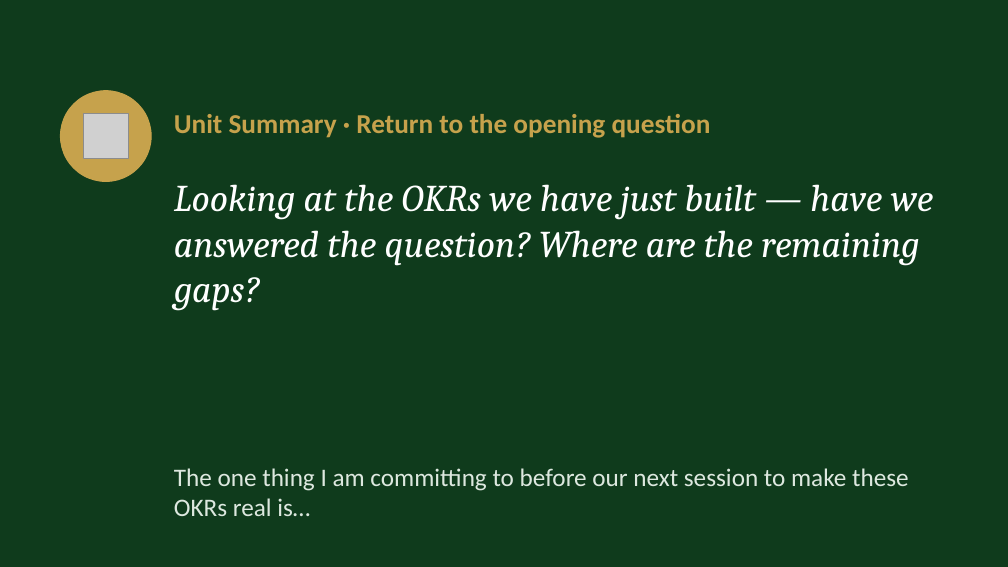
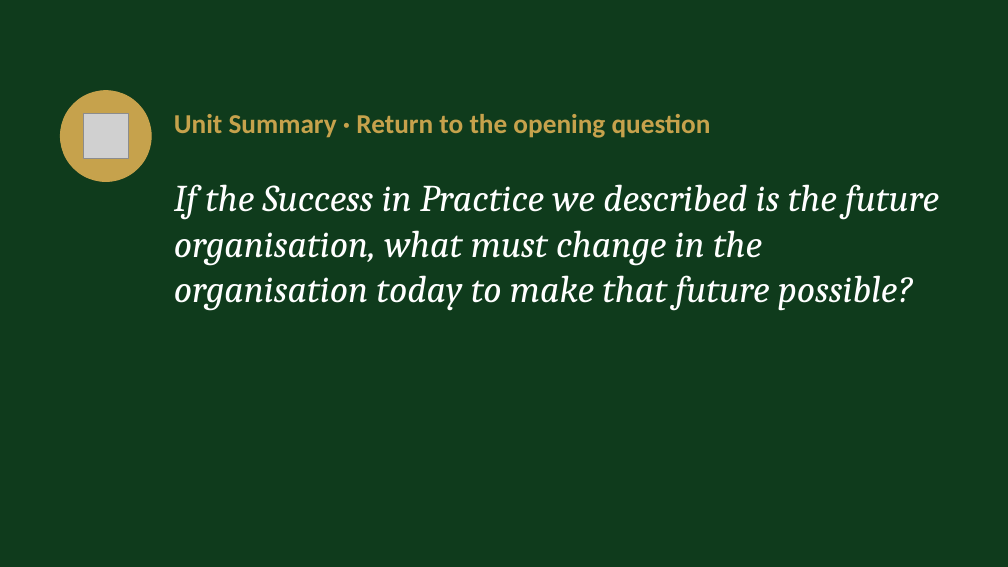
Before and after one commit to IBSL26/ibsl-platform, a slide deck: slide 34 of Unit decks/Unit 03 - SiP KISS Mapping & OKR Definition.pptx (slide 29 before the commit). Drawn at 1008x567 pixels with LibreOffice and Linux fonts; fonts in the diff are those of the drawing; grey boxes stand for pictures. Boxes give left, top, right and bottom in pixels: in the first picture for what was removed or moved away, otherwise in the second. Text is boxed around its words. In the diff, an @@ line names an element or a change of style, - is before the commit and + after.

```diff
--- a/Unit decks/Unit 03 - SiP KISS Mapping & OKR Definition.pptx
+++ b/Unit decks/Unit 03 - SiP KISS Mapping & OKR Definition.pptx
@@ text at <box>174,184,939,311</box>: text changed @@
-Looking at the OKRs we have just built — have we answered the question? Where are the remaining gaps?
+If the Success in Practice we described is the future organisation, what must change in the organisation today to make that future possible?
@@ text removed at <box>174,468,909,516</box> @@
-The one thing I am committing to before our next session to make these OKRs real is…
```
Also in this commit, not shown: 12 other slides changed, 17 slides added, 12 slides removed, 26 other files.
